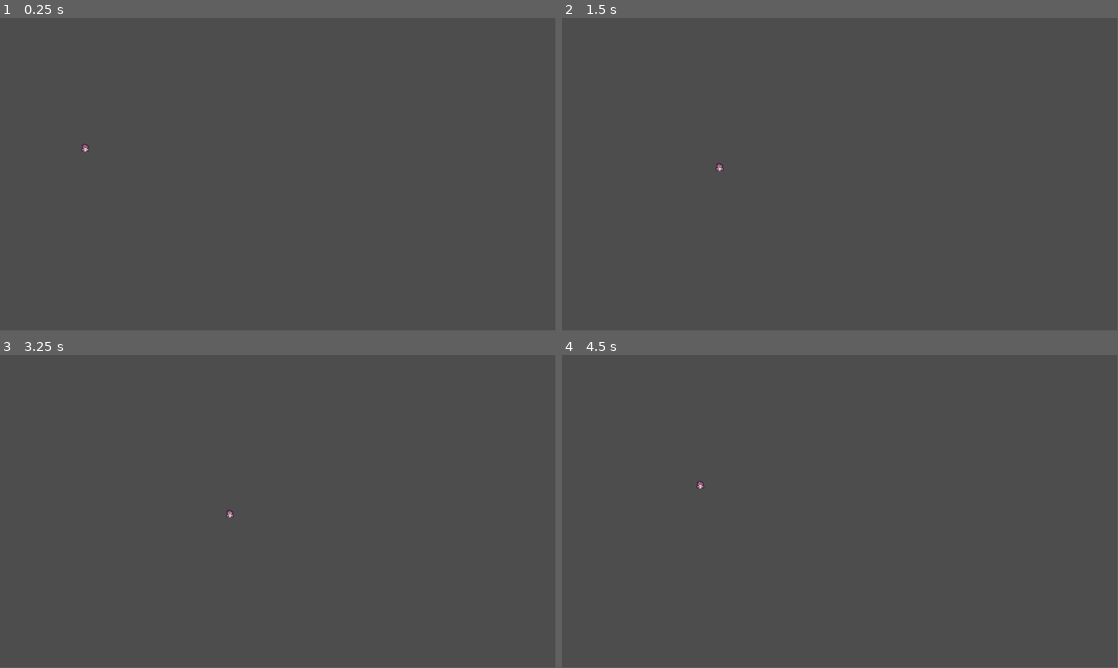
Above: before the commit, frames 1-4 (two rows, left to right).
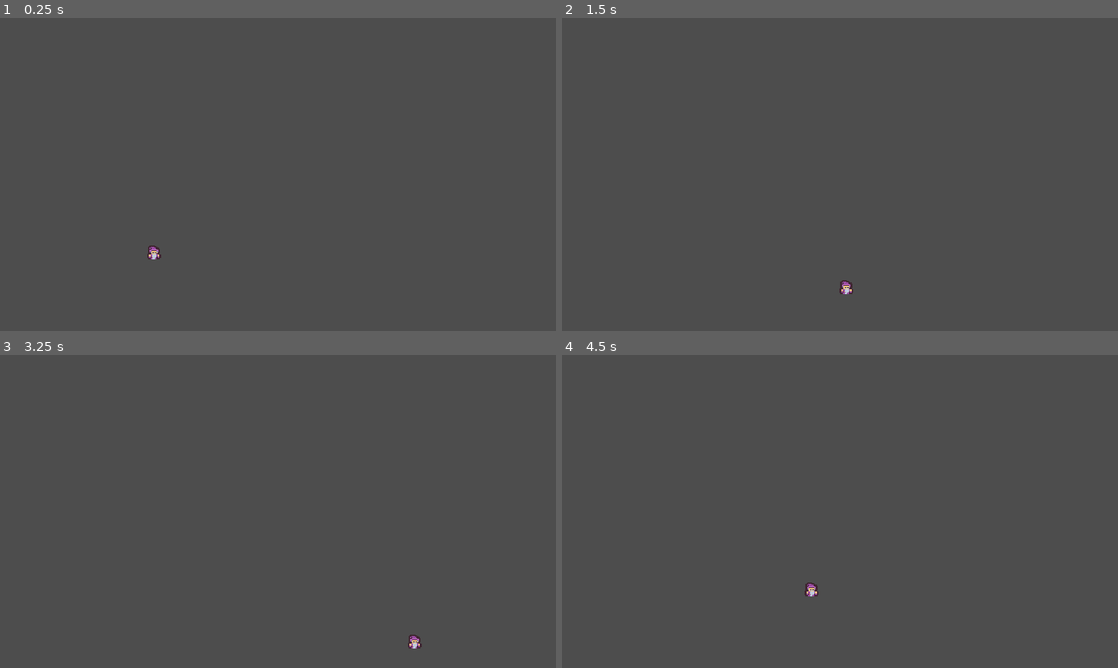
Above: after the commit, the same moments.

Repository: RdotSilva/Godot-2D-Survivor
Game: Godot game, scene res://scenes/main/main.tscn
Same seed, same stepped clock (60 frames per second), same inputs: the game is played once before the commit and once after it.
Inputs:
- Up to frame 1 (0.25 s): no input
- Up to frame 2 (1.5 s): tap Enter at 0.5 s; hold D (move_right) 0.53-1.28 s; hold S (move_down) from 1.28 s (still down)
- Up to frame 3 (3.25 s): tap Space at 2 s; release S (move_down) at 2.03 s; hold D (move_right) 2.03-2.78 s; hold W (move_up) from 2.78 s (still down)
- Up to frame 4 (4.5 s): release W (move_up) at 3.53 s; hold A (move_left) from 3.53 s (still down)
In our replay, the window is 799x449 before the commit and 800x450 after it. These sizes can differ from the game's own. Grey fills any space a smaller window leaves; there, only what the larger window draws over its background counts as a difference.

The runs differ from the first frame. In frame 1, 0.1% of the frame differs, in the area x 14-29%, y 40-78%; in frame 2, 0.1%, in the area x 27-53%, y 46-89%; in frame 3, 0.1%; in frame 4, 0.1%.

Commit message:
Add display settings

Diff:
--- a/project.godot
+++ b/project.godot
@@ -14,6 +14,14 @@
 run/main_scene="res://scenes/main/main.tscn"
 config/features=PackedStringArray("4.3", "Forward Plus")
 config/icon="res://icon.svg"
+
+[display]
+
+window/size/viewport_width=640
+window/size/viewport_height=360
+window/size/window_width_override=1920
+window/size/window_height_override=1080
+window/stretch/mode="viewport"
 
 [input]
 
